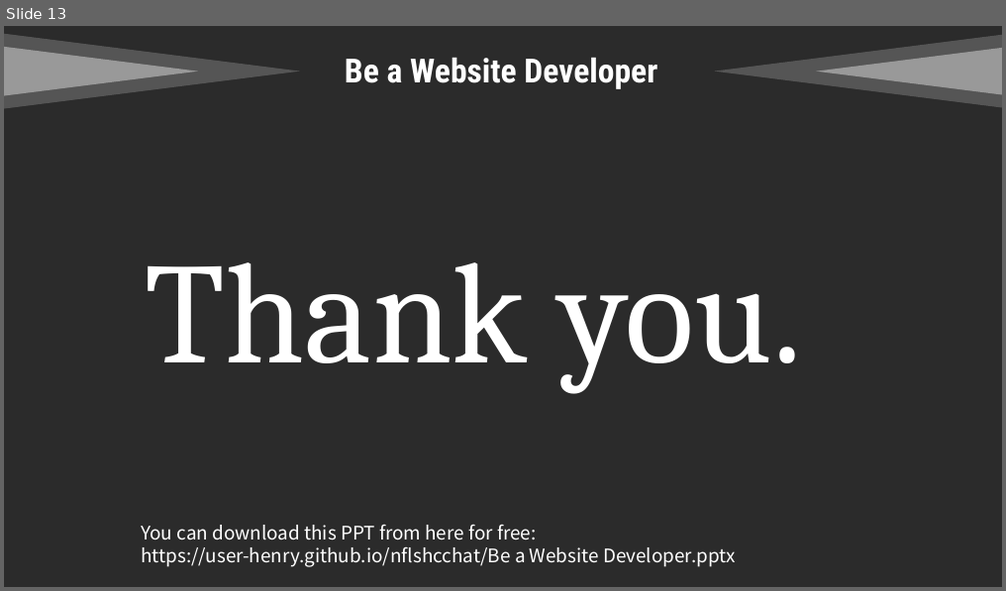
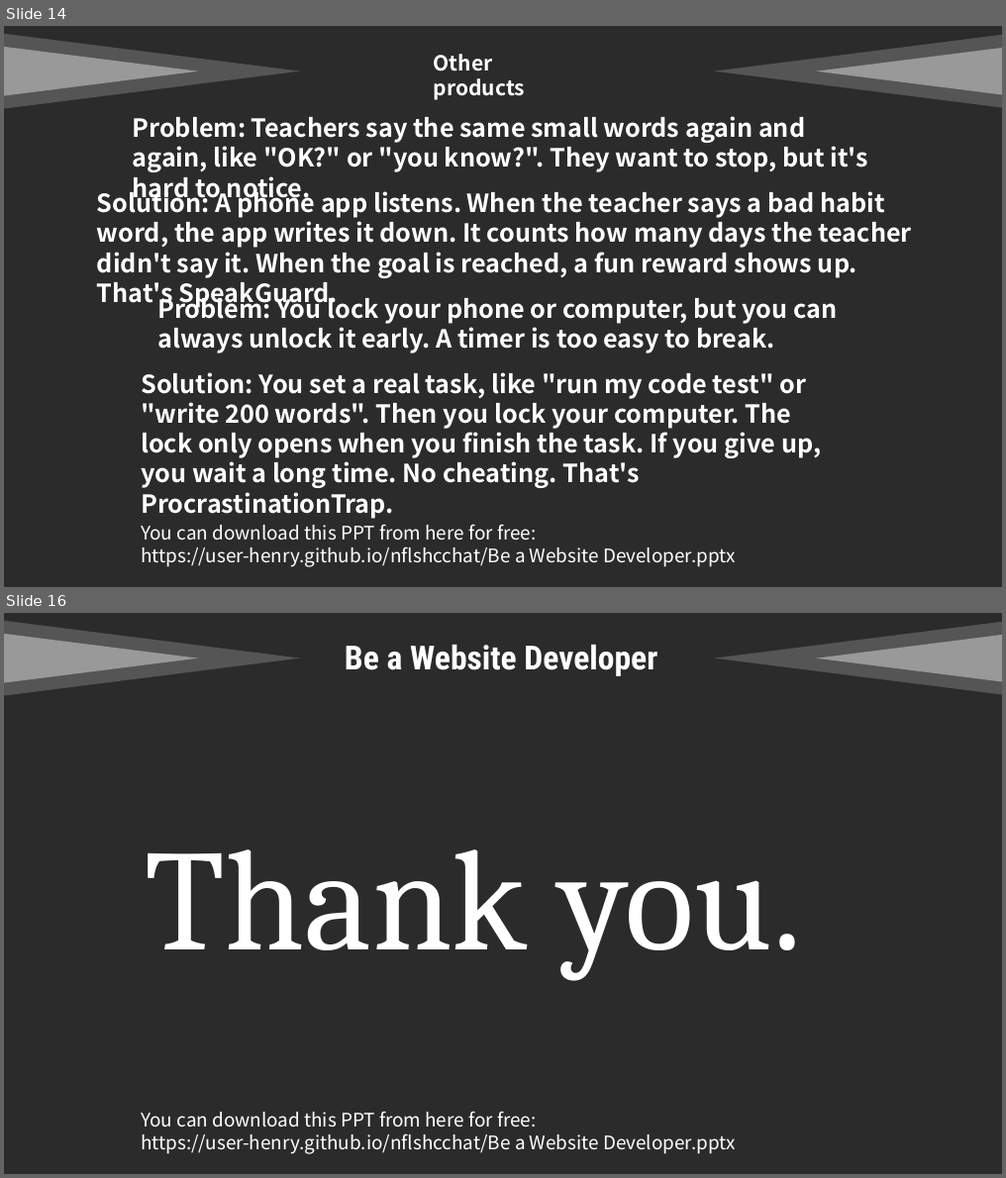
Before and after one commit to user-henry/nflshcchat, a slide deck: Be a Website Developer.pptx. Shown one above the other, each under a label of ours: slide 13 before the commit, slides 14 and 16 after it; the slides between them are not shown. The pictures are 1006x591 and 1006x1178 pixels, drawn with LibreOffice and Linux fonts; fonts in the diff are those of the drawing; background and template pictures are left out; a plain dark background stands for a picture behind light text. Boxes give left, top, right and bottom in pixels: in the first picture for what was removed or moved away, otherwise in the second. Text is boxed around its words. In the diff, an @@ line names an element or a change of style, - is before the commit and + after.

```diff
--- a/Be a Website Developer.pptx
+++ b/Be a Website Developer.pptx
@@ slide 14 added at (4,26,1002,587), background picture (left out) @@
@@ triangle added at (4,34,300,109), fill #FFFFFF at 20% opacity @@
@@ triangle added at (4,47,199,96), fill #FFFFFF at 40% opacity @@
@@ text added at (434,54,525,100), 20 pt, text #FFFFFF, bold @@
+Other products
@@ triangle added at (715,34,1002,109), fill #FFFFFF at 20% opacity @@
@@ triangle added at (816,47,1002,96), fill #FFFFFF at 40% opacity @@
@@ text added at (133,116,868,204), 24 pt, text #FFFFFF, bold @@
+Problem: Teachers say the same small words again and again, like "OK?" or "you know?". They want to stop, but it's hard to notice.
@@ text added at (97,186,912,278), 24 pt, text #FFFFFF, bold @@
+Solution: A phone app listens. When the teacher says a bad habit word, the app writes it down. It counts how many days the teacher didn't say it. When the goal is reached, a fun reward shows up. That's SpeakGuard.
@@ text added at (157,292,837,354), 24 pt, text #FFFFFF, bold @@
+Problem: You lock your phone or computer, but you can always unlock it early. A timer is too easy to break.
@@ text added at (141,372,821,488), 24 pt, text #FFFFFF, bold @@
+Solution: You set a real task, like "run my code test" or "write 200 words". Then you lock your computer. The lock only opens when you finish the task. If you give up, you wait a long time. No cheating. That's ProcrastinationTrap.
@@ text added at (141,524,735,568), 18 pt, text #FFFFFF @@
+You can download this PPT from here for free: https://user-henry.github.io/nflshcchat/Be a Website Developer.pptx
@@ what was slide 13 is now slide 16 @@
```
Also in this commit, not shown: 3 slides changed, 2 other slides added.
